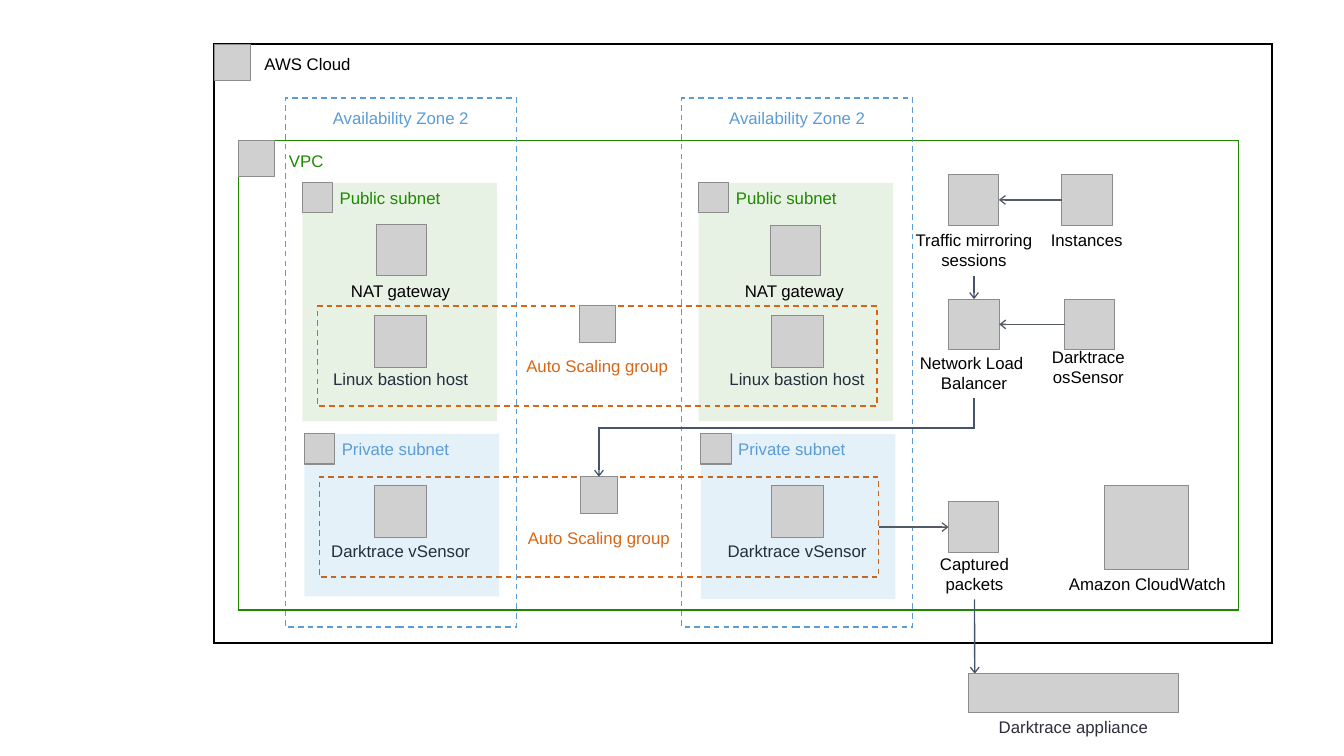
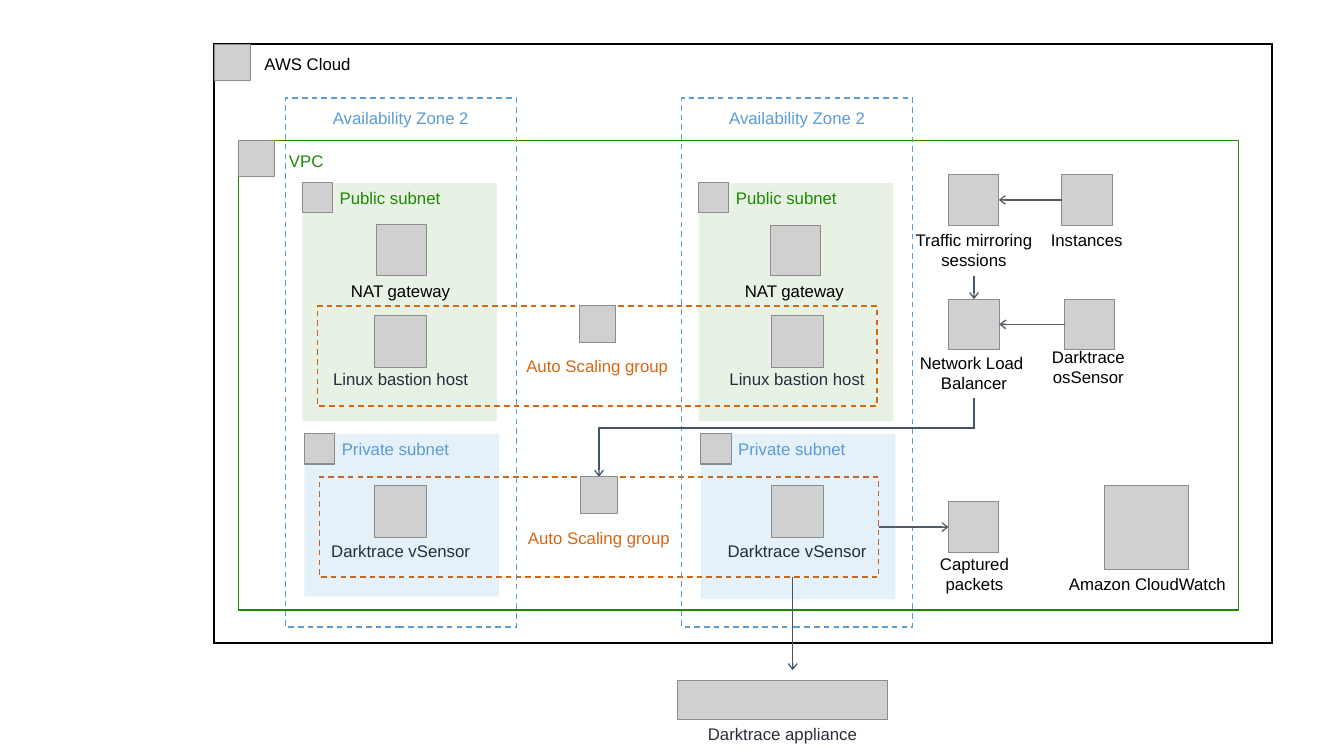
Before and after one commit to aws-quickstart/quickstart-darktrace-vsensor, a slide deck: slide 1 of docs/images/darktrace-vsensor-architecture-diagram.pptx. Drawn at 1344x756 pixels with LibreOffice and Linux fonts; fonts in the diff are those of the drawing; grey boxes stand for pictures. Boxes give left, top, right and bottom in pixels: in the first picture for what was removed or moved away, otherwise in the second. Text is boxed around its words. In the diff, an @@ line names an element or a change of style, - is before the commit and + after.

Commit message:
[docs] vSensors contact the Darktrace appliance not the bastion
Update diagrams to show that

```diff
--- a/docs/images/darktrace-vsensor-architecture-diagram.pptx
+++ b/docs/images/darktrace-vsensor-architecture-diagram.pptx
@@ arrow moved from (975, 674) - (975, 600) to (792, 670) - (792, 578) @@
@@ picture moved from (x1=969, y1=674, x2=1179, y2=713) to (x1=678, y1=681, x2=887, y2=720) @@
@@ text "Darktrace appliance" moved from (x1=999, y1=721, x2=1148, y2=737) to (x1=708, y1=728, x2=857, y2=744) @@
```
Also in this commit, not shown: 2 other slides changed, 1 other file.
